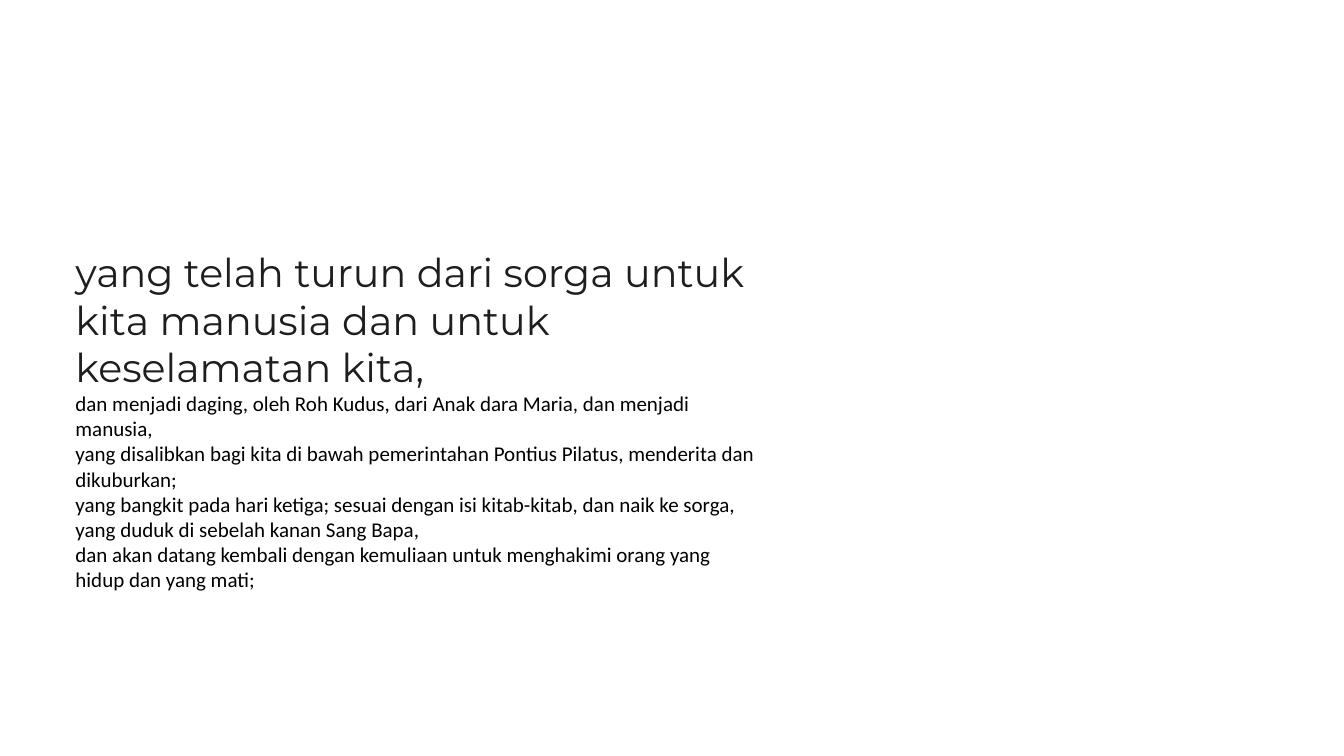
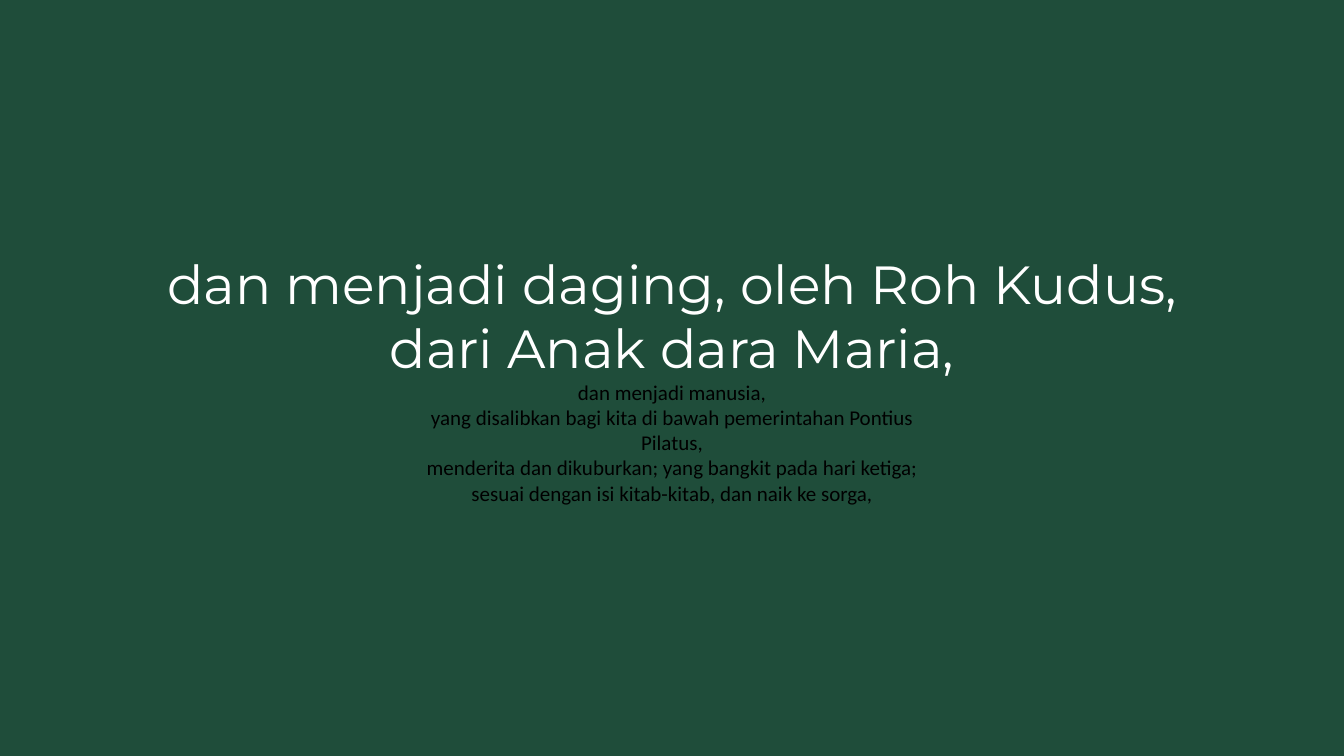
Before and after one commit to jksn23/slide-generator, a slide deck: slide 45 of Ibadah v2.pptx (slide 54 before the commit). Drawn at 1344x756 pixels with LibreOffice and Linux fonts; fonts in the diff are those of the drawing. Boxes give left, top, right and bottom in pixels: in the first picture for what was removed or moved away, otherwise in the second. Text is boxed around its words. In the diff, an @@ line names an element or a change of style, - is before the commit and + after.

```diff
--- a/Ibadah v2.pptx
+++ b/Ibadah v2.pptx
@@ background #FFFFFF to #1F4D3A @@
@@ text at (x1=167, y1=264, x2=1177, y2=505): text changed @@
-yang telah turun dari sorga untuk kita manusia dan untuk keselamatan kita,
-dan menjadi daging, oleh Roh Kudus, dari Anak dara Maria, dan menjadi manusia,
-yang disalibkan bagi kita di bawah pemerintahan Pontius Pilatus, menderita dan dikuburkan;
-yang bangkit pada hari ketiga; sesuai dengan isi kitab-kitab, dan naik ke sorga,
-yang duduk di sebelah kanan Sang Bapa,
-dan akan datang kembali dengan kemuliaan untuk menghakimi orang yang hidup dan yang mati;
+dan menjadi daging, oleh Roh Kudus, dari Anak dara Maria,
+dan menjadi manusia,
+yang disalibkan bagi kita di bawah pemerintahan Pontius
+Pilatus,
+menderita dan dikuburkan; yang bangkit pada hari ketiga;
+sesuai dengan isi kitab-kitab, dan naik ke sorga,
```
Also in this commit, not shown: 90 other slides changed, 6 slides added, 45 slides removed, 13 other files.
